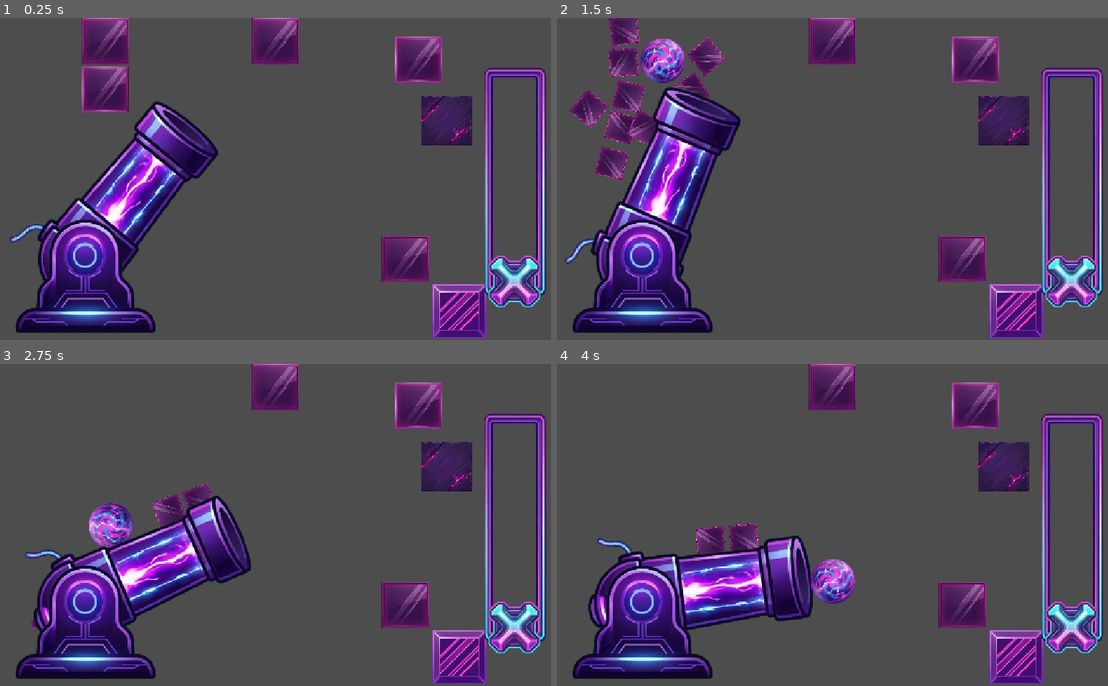
Above: before the commit, frames 1-4 (two rows, left to right).
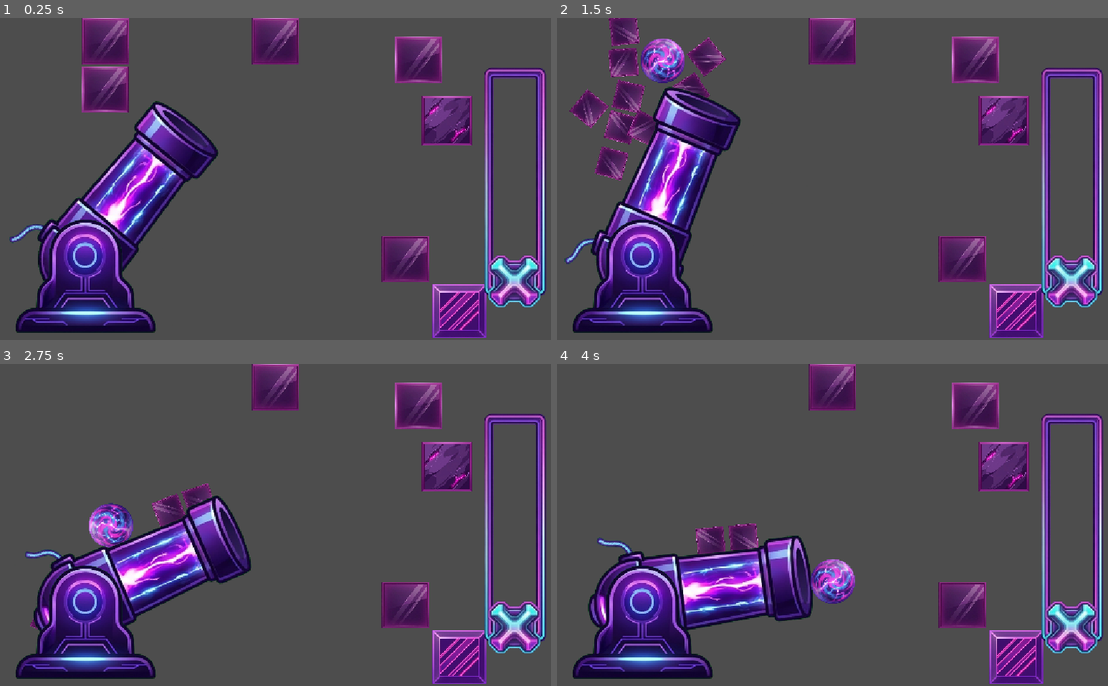
Above: after the commit, the same moments.

Repository: Zidan-09/Arc-Impact
Game: Godot game, scene res://components/cannon-controller/CannonController.tscn
Two runs of this game, one before a commit and one after it. Both use one fixed random seed, a clock stepped at 60 frames per second and the inputs below. This scene is started directly instead of the project's main scene.
Inputs (mouse positions are in pixels of both pictures, inside the frame that each line leads up to):
- Up to frame 1 (0.25 s): no input
- Up to frame 2 (1.5 s): tap Enter at 0.5 s; drag from (959, 265) to (667, 220) at 0.52 s; tap Space at 1.25 s; drag from (727, 195) to (964, 259) at 1.27 s
- Up to frame 3 (2.75 s): move the mouse to (341, 454) at 2.02 s; click (341, 454) at 2.17 s
- Up to frame 4 (4 s): drag from (815, 589) to (964, 605) at 2.77 s; move the mouse to (1014, 573) at 3.52 s; click (1014, 573) at 3.67 s; tap Space at 3.77 s

The runs differ from the first frame. In frame 1, 0.9% of the frame differs, in the area x 76-86%, y 24-40%; in frame 2, 0.9%; in frame 3, 0.9%; in frame 4, 0.9%.

Commit message:
feat(stone): changed stone sprites

Diff:
--- a/components/obstacles/stone/stone_obstacle.gd
+++ b/components/obstacles/stone/stone_obstacle.gd
@@ -15,12 +15,18 @@
 
 	crackedTexture.visible = false
 
+func on_hit_started(_bullet: RigidBody2D) -> void:
+	if stoneLife == 2:
+		crackedTexture.visible = true
+		polishedTexture.visible = false
+
+
 func on_hit_completed(_bullet: RigidBody2D, _impact_position: Vector2) -> void:
 	stoneLife -= 1
 
-	if stoneLife == 1:
+	if stoneLife <= 1:
 		crackedTexture.visible = true
 		polishedTexture.visible = false
 
-	if stoneLife == 0:
+	if stoneLife <= 0:
 		queue_free()
Binary file changed: assets/obstacles/cracked_stone_square.jpg
Not shown, changed: assets/obstacles/cracked_stone_square.jpg.import
Binary file changed: assets/obstacles/stone_square.jpg
Not shown, changed: assets/obstacles/stone_square.jpg.import
